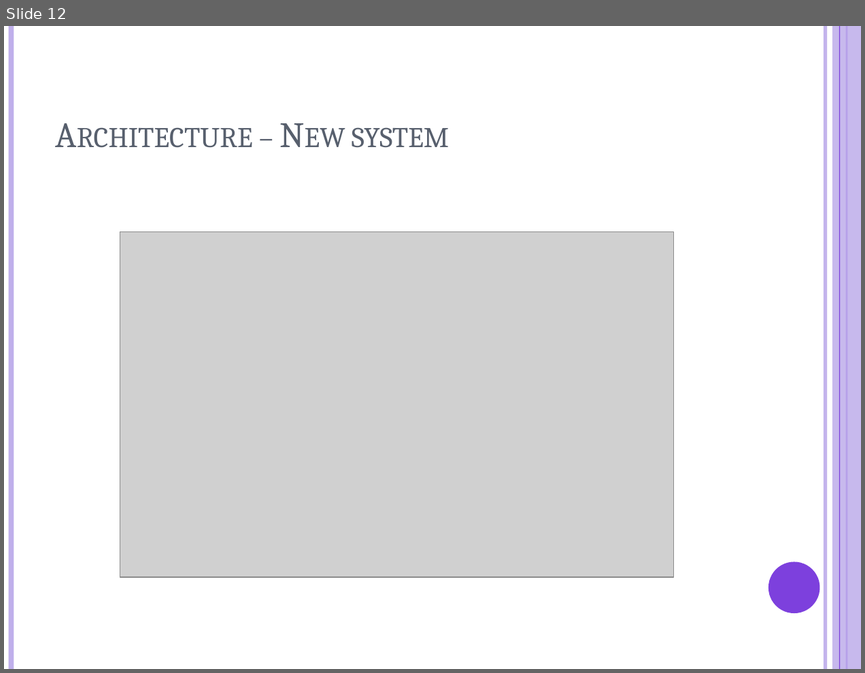
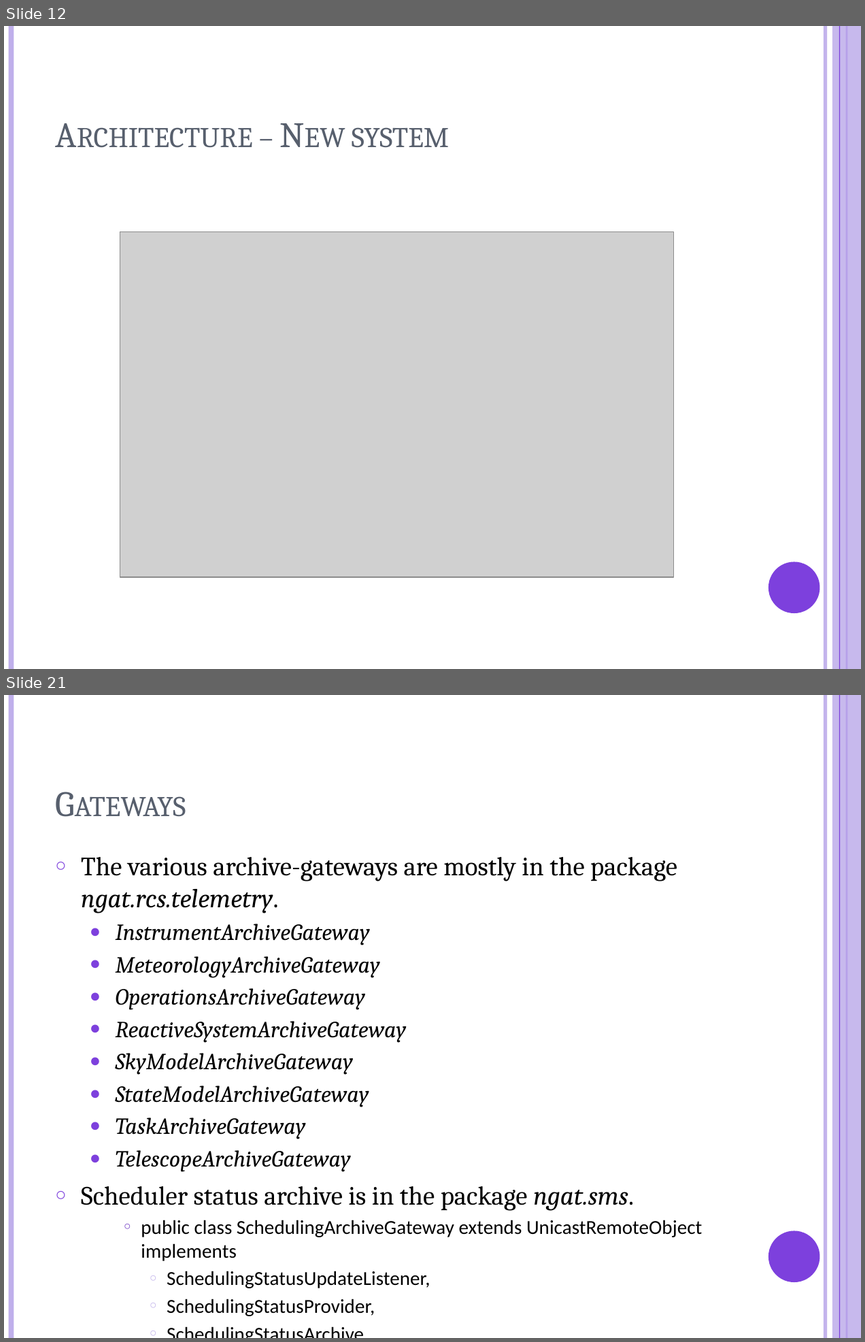
Before and after one commit to LivTel/rcs-handover, a slide deck: ppt/telemetry.pptx. Shown one above the other, each under a label of ours: slide 12 before the commit, slides 12 and 21 after it; the slides between them are not shown. The pictures are 865x673 and 865x1342 pixels, drawn with LibreOffice and Linux fonts; fonts in the diff are those of the drawing; grey boxes stand for pictures. Boxes give left, top, right and bottom in pixels: in the first picture for what was removed or moved away, otherwise in the second. Text is boxed around its words. In the diff, an @@ line names an element or a change of style, - is before the commit and + after.

Commit message:
Modified telemetry docs and figs

```diff
--- a/ppt/telemetry.pptx
+++ b/ppt/telemetry.pptx
@@ slide 21 added at [4,695,861,1338], background #FFFFFF; not listed: 6 template elements that a slide beside it also shows @@
@@ title added at [47,721,747,828], 30 pt, text #575F6D, small capitals @@
+Gateways
@@ text added at [81,857,702,1288], 19.4 pt, text #000000 @@
+○ The various archive-gateways are mostly in the package ngat.rcs.telemetry.
+  ● InstrumentArchiveGateway
+  ● MeteorologyArchiveGateway
+  ● OperationsArchiveGateway
+  ● ReactiveSystemArchiveGateway
+  ● SkyModelArchiveGateway
+  ● StateModelArchiveGateway
+  ● TaskArchiveGateway
+  ● TelescopeArchiveGateway
+○ Scheduler status archive is in the package ngat.sms.
+    ○ public class SchedulingArchiveGateway extends UnicastRemoteObject implements
+      ○ SchedulingStatusUpdateListener,
+      ○ SchedulingStatusProvider,
+      ○ SchedulingStatusArchive
```
Also in this commit, not shown: 7 slides changed, 6 other slides added, 2 slides removed, 8 other files.
